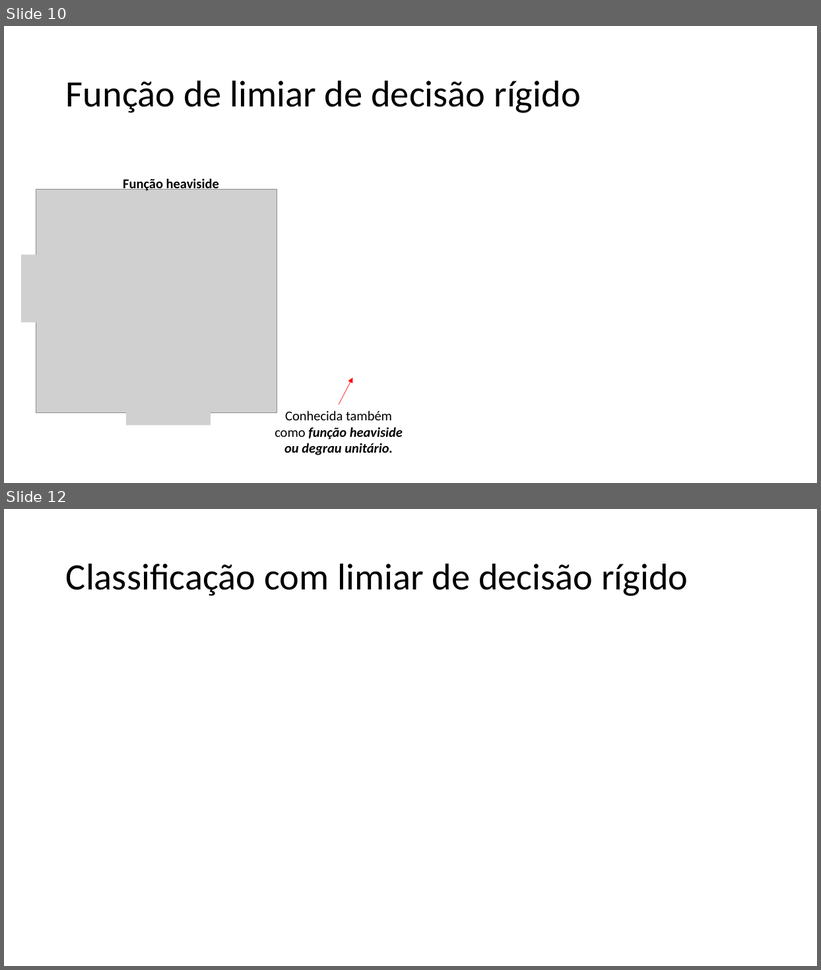
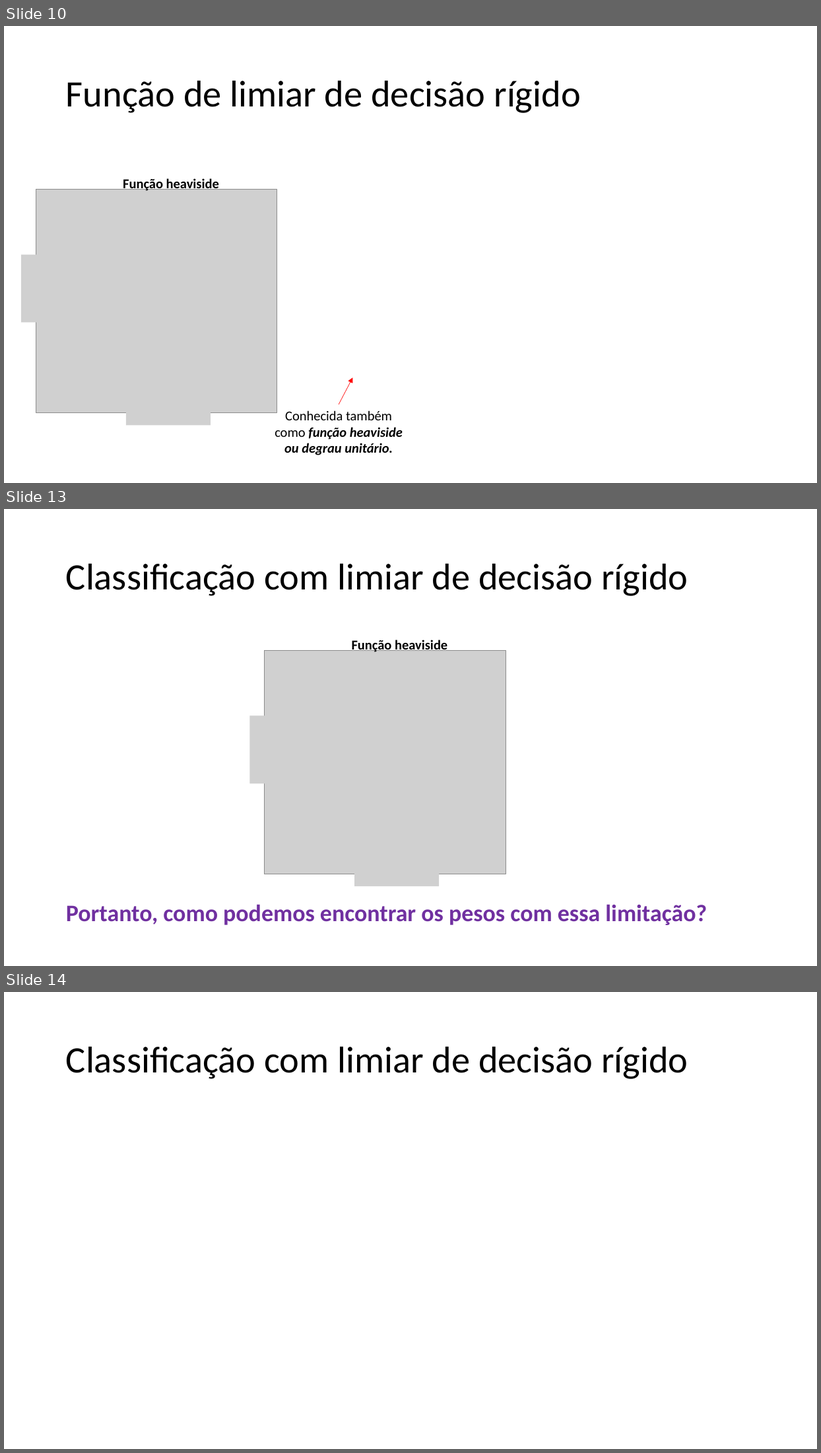
Before and after one commit to zz4fap/t320_aprendizado_de_maquina, a slide deck: slides/T320_Classificação (Parte II).pptx. Shown one above the other, each under a label of ours: slides 10 and 12 before the commit, slides 10, 13 and 14 after it; the slides between them are not shown. The pictures are 821x970 and 821x1453 pixels, drawn with LibreOffice and Linux fonts; fonts in the diff are those of the drawing; grey boxes stand for pictures. Boxes give left, top, right and bottom in pixels: in the first picture for what was removed or moved away, otherwise in the second. Text is boxed around its words. In the diff, an @@ line names an element or a change of style, - is before the commit and + after.

```diff
--- a/slides/T320_Classificação (Parte II).pptx
+++ b/slides/T320_Classificação (Parte II).pptx
@@ slide 13 added at box(4, 509, 817, 966), background #FFFFFF @@
@@ title added at box(66, 563, 688, 596), 44 pt, text #000000 @@
+Classificação com limiar de decisão rígido
@@ group added at box(250, 638, 506, 887): 3 pictures, 1 text @@
+Função heaviside
@@ text added at box(66, 904, 707, 925), 28 pt, text #7030A0, bold @@
+Portanto, como podemos encontrar os pesos com essa limitação?
@@ what was slide 12 is now slide 14 @@
```
Also in this commit, not shown: 2 slides changed, 1 other slide added, 1 other file.
